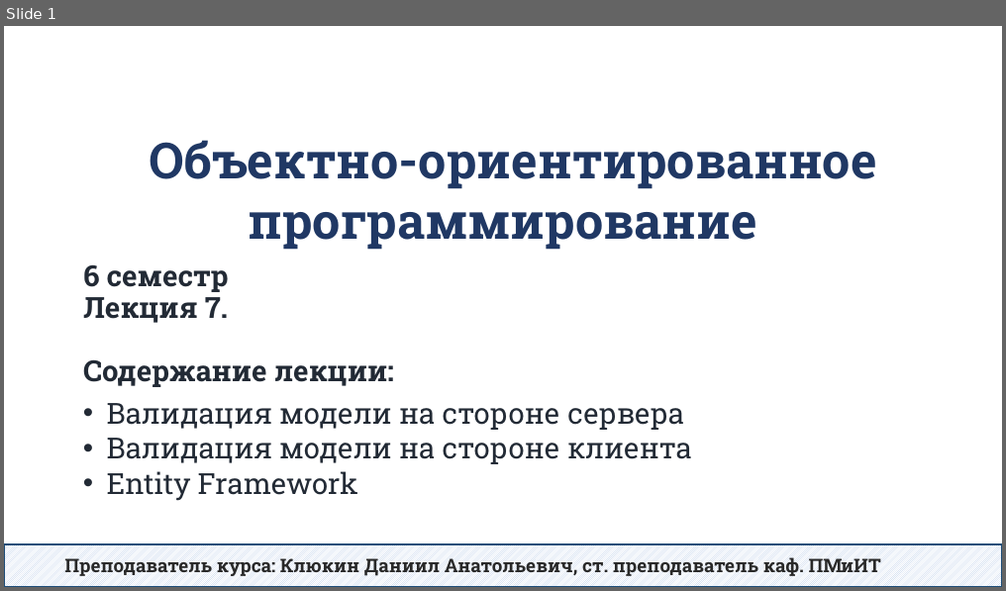
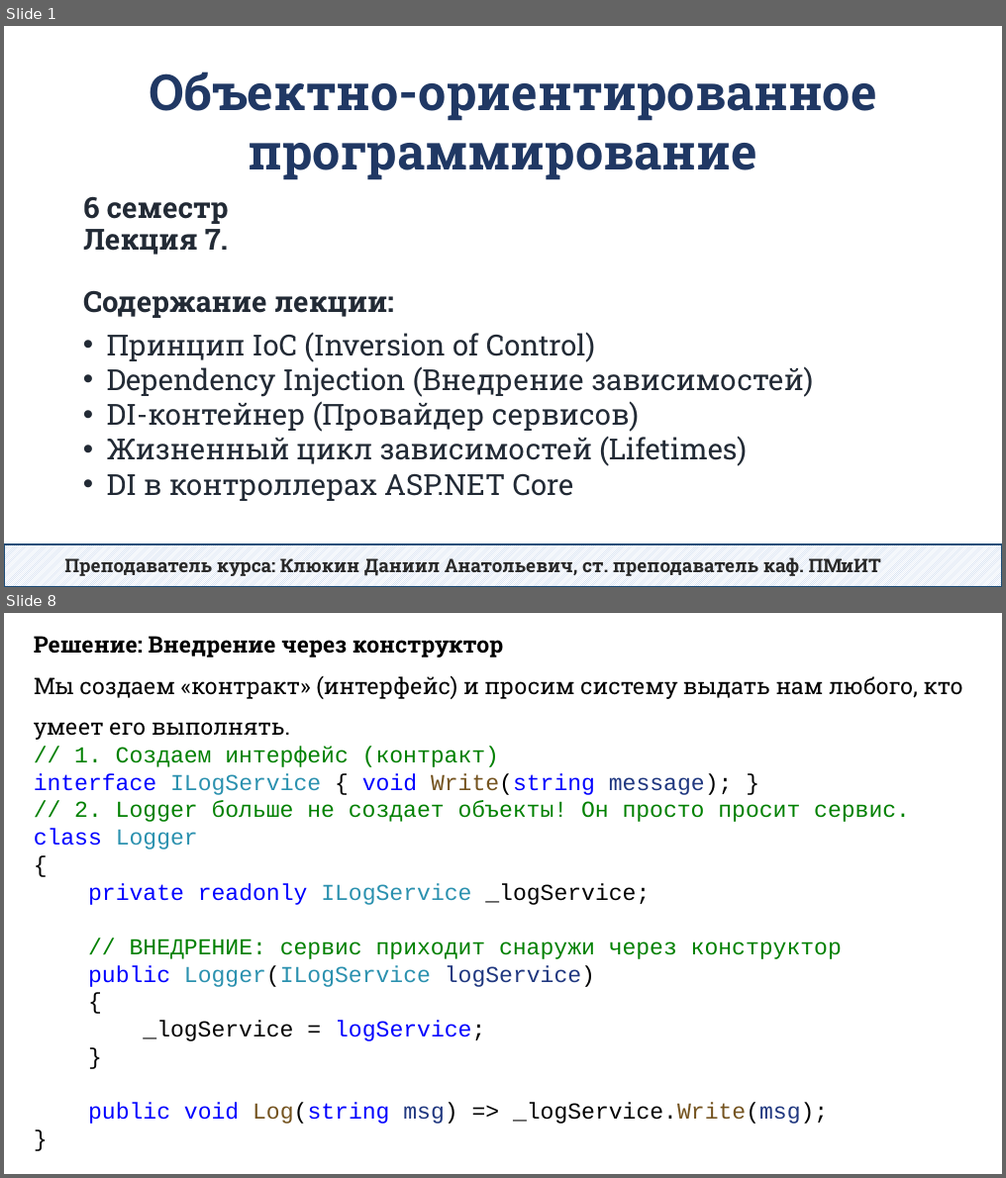
Before and after one commit to DaniilKlyukin/OOP-6, a slide deck: Лекции/ООП 2 лек 7.pptx. Shown one above the other, each under a label of ours: slide 1 before the commit, slides 1 and 8 after it; the slides between them are not shown. The pictures are 1006x591 and 1006x1178 pixels, drawn with LibreOffice and Linux fonts; fonts in the diff are those of the drawing. Boxes give left, top, right and bottom in pixels: in the first picture for what was removed or moved away, otherwise in the second. Text is boxed around its words. In the diff, an @@ line names an element or a change of style, - is before the commit and + after.

```diff
--- a/Лекции/ООП 2 лек 7.pptx
+++ b/Лекции/ООП 2 лек 7.pptx
@@ slide 8 added at (4, 613, 1002, 1174), background #FFFFFF @@
@@ text added at (34, 636, 963, 1124), 22 pt, text #000000 @@
+Решение: Внедрение через конструктор
+Мы создаем «контракт» (интерфейс) и просим систему выдать нам любого, кто умеет его выполнять.
+// 1. Создаем интерфейс (контракт)
+interface ILogService { void Write(string message); }
+// 2. Logger больше не создает объекты! Он просто просит сервис.
+class Logger
+{
+private readonly ILogService _logService;
+// ВНЕДРЕНИЕ: сервис приходит снаружи через конструктор
+public Logger(ILogService logService)
+{
+_logService = logService;
+}
+public void Log(string msg) => _logService.Write(msg);
+}
@@ slide 1 changed as well @@
@@ text "Объектно-ориентированное программирование": place and size @@
-text "Объектно-ориентированное программирование" at (149, 140, 876, 250)
+text "Объектно-ориентированное программирование" at (149, 72, 876, 180)
@@ title "6 семестр Лекция 7. Содержание ...": place and size @@
-title "6 семестр Лекция 7. Содержание ..." at (83, 265, 394, 387)
+title "6 семестр Лекция 7. Содержание ..." at (83, 196, 394, 318)
@@ text at (107, 332, 813, 501): text changed @@
-• Валидация модели на стороне сервера
-• Валидация модели на стороне клиента
-• Entity Framework
+• Принцип IoC (Inversion of Control)
+• Dependency Injection (Внедрение зависимостей)
+• DI-контейнер (Провайдер сервисов)
+• Жизненный цикл зависимостей (Lifetimes)
+• DI в контроллерах ASP.NET Core
```
Also in this commit, not shown: 25 other slides added, 47 slides removed.
